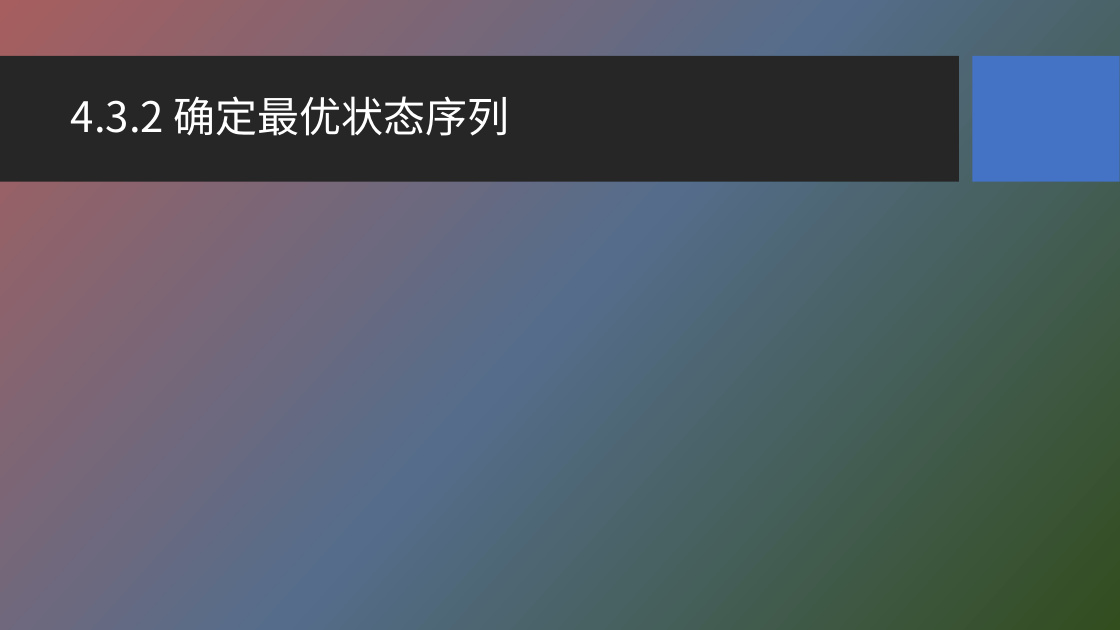
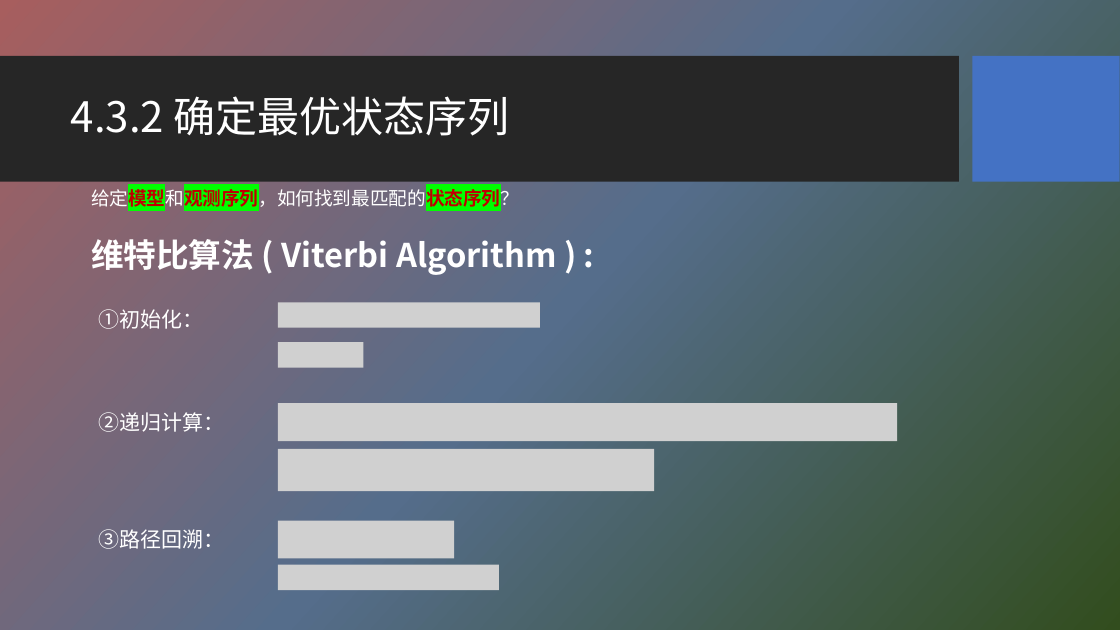
Before and after one commit to HBU/NLP_PPT, a slide deck: slide 20 of PPT-2020/ch04 隐马尔科夫模型.pptx. Drawn at 1120x630 pixels with LibreOffice and Linux fonts; fonts in the diff are those of the drawing; grey boxes stand for pictures; background and template pictures are left out. Boxes give left, top, right and bottom in pixels: in the first picture for what was removed or moved away, otherwise in the second. Text is boxed around its words. In the diff, an @@ line names an element or a change of style, - is before the commit and + after.

```diff
--- a/PPT-2020/ch04 隐马尔科夫模型.pptx
+++ b/PPT-2020/ch04 隐马尔科夫模型.pptx
@@ text added at box(91, 186, 557, 275), 28 pt, text #FFFFFF, bold @@
+给定模型和观测序列，如何找到最匹配的状态序列？
+维特比算法 ( Viterbi Algorithm ) :
@@ text added at box(99, 309, 204, 329), 18 pt, text #FFFFFF @@
+①初始化：
@@ picture added at box(278, 302, 540, 328) @@
@@ picture added at box(278, 342, 364, 367) @@
@@ text added at box(99, 412, 225, 432), 18 pt, text #FFFFFF @@
+②递归计算：
@@ picture added at box(278, 403, 897, 441) @@
@@ picture added at box(278, 449, 655, 492) @@
@@ text added at box(99, 529, 225, 549), 18 pt, text #FFFFFF @@
+③路径回溯：
@@ picture added at box(278, 521, 455, 559) @@
@@ picture added at box(278, 565, 499, 590) @@
```
Also in this commit, not shown: 3 other slides changed, 3 slides added.
